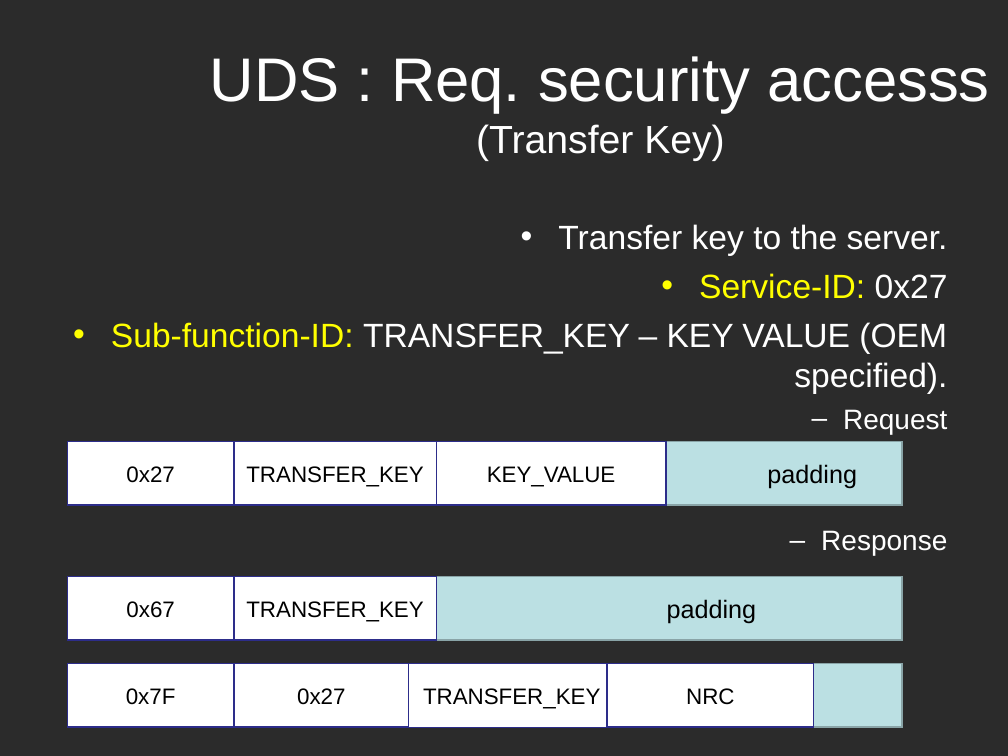
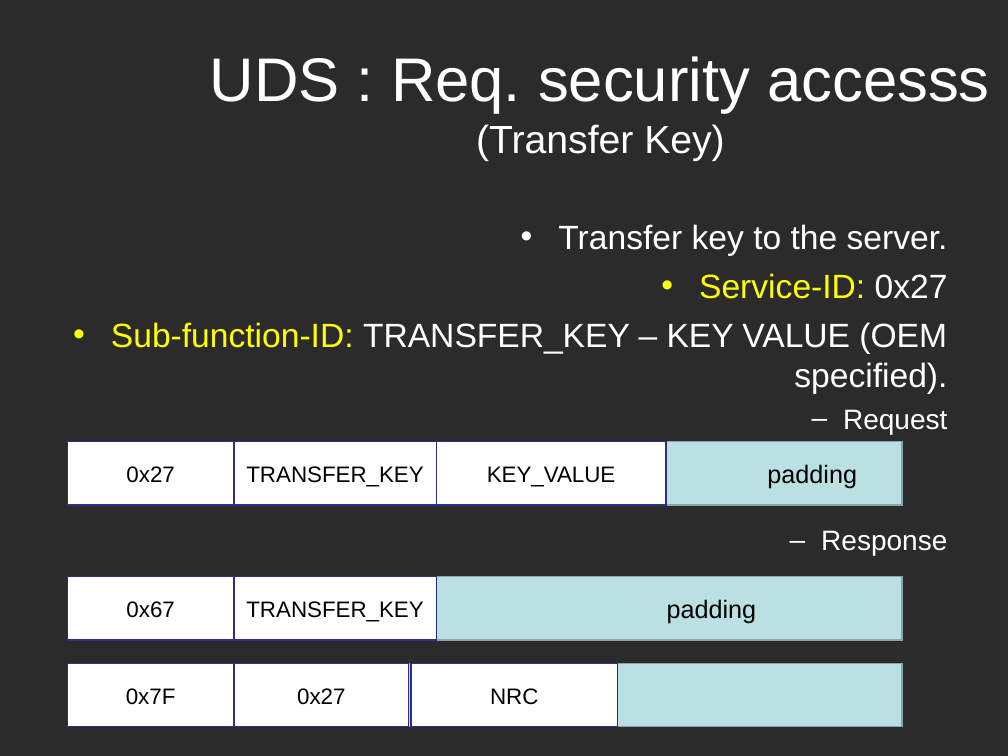
Before and after one commit to Marcelle-Samir/Firmware_Over_The_Air, a slide deck: slide 18 of project Documentation/Second week/Search-UDS.ppt (slide 17 before the commit). Drawn at 1008x756 pixels with LibreOffice and Linux fonts; fonts in the diff are those of the drawing; background and template pictures are left out; a plain dark background stands for a picture behind light text. Boxes give left, top, right and bottom in pixels: in the first picture for what was removed or moved away, otherwise in the second. Text is boxed around its words. In the diff, an @@ line names an element or a change of style, - is before the commit and + after.

```diff
--- a/project Documentation/Second week/Search-UDS.ppt
+++ b/project Documentation/Second week/Search-UDS.ppt
@@ rectangle removed at box(408, 664, 615, 728) @@
-TRANSFER_KEY
@@ rectangle "NRC": place and size @@
-rectangle "NRC" at box(607, 663, 813, 727)
+rectangle "NRC" at box(411, 663, 618, 727)
```
Also in this commit, not shown: 11 other slides changed, 6 slides added.
